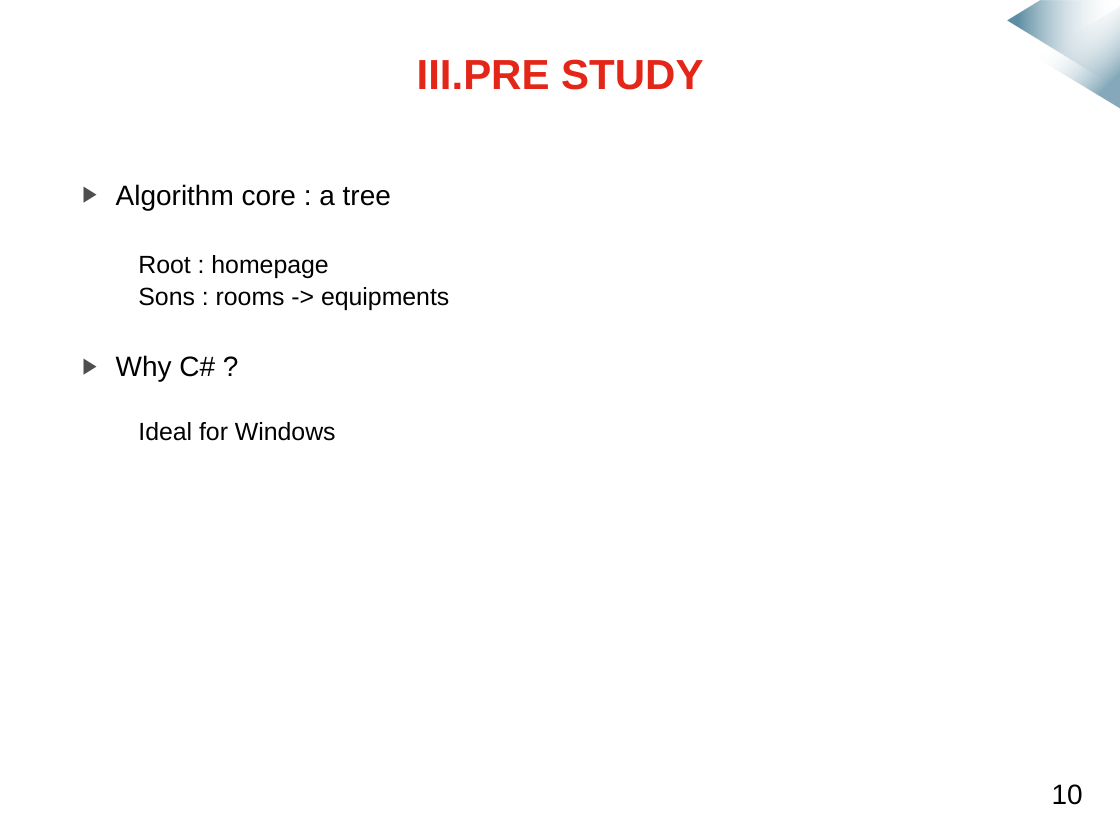
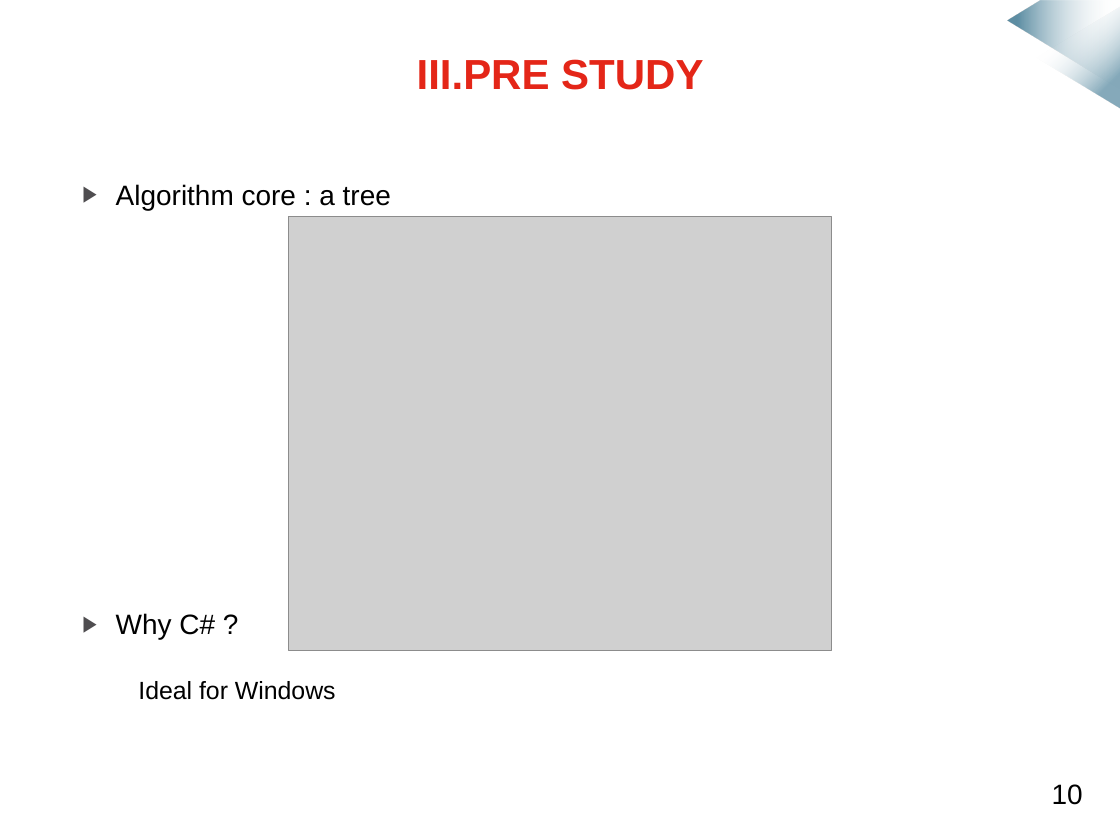
Before and after one commit to mmeven/EP_Domotique_Tablette, a slide deck: slide 9 of Rendu/Diapo_prototype_janvier.pptx. Drawn at 1120x840 pixels with LibreOffice and Linux fonts; fonts in the diff are those of the drawing; grey boxes stand for pictures; background and template pictures are left out. Boxes give left, top, right and bottom in pixels: in the first picture for what was removed or moved away, otherwise in the second. Text is boxed around its words. In the diff, an @@ line names an element or a change of style, - is before the commit and + after.

```diff
--- a/Rendu/Diapo_prototype_janvier.pptx
+++ b/Rendu/Diapo_prototype_janvier.pptx
@@ picture added at (x1=289, y1=217, x2=831, y2=651) @@
@@ text at (x1=138, y1=255, x2=449, y2=310): paragraphs removed @@
-  Root : homepage
-  Sons : rooms -> equipments
```
Also in this commit, not shown: 6 other slides changed, 12 other files.
